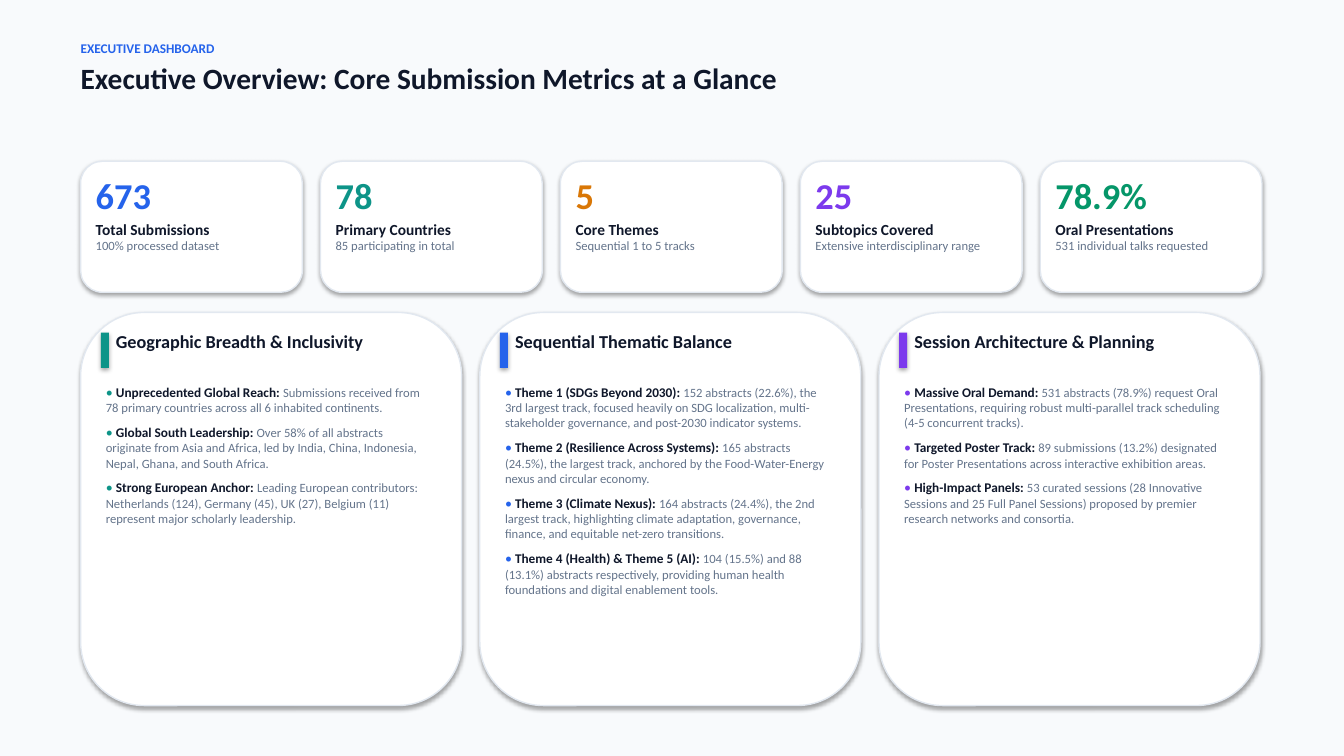
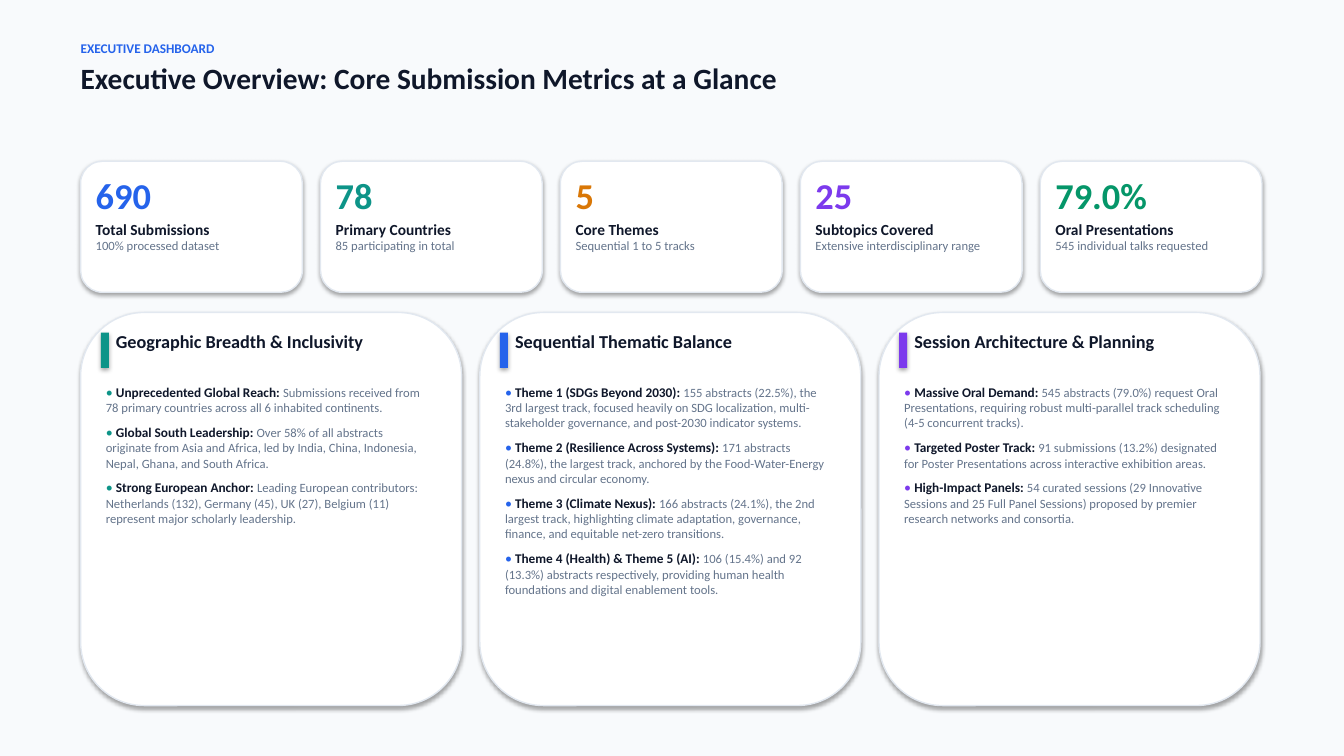
Before and after one commit to ponraj-aru/gsc2027-dashboard, a slide deck: slide 2 of GSC2027_Abstract_Submissions_Analysis_Report.pptx. Drawn at 1344x756 pixels with LibreOffice and Linux fonts; fonts in the diff are those of the drawing. Boxes give left, top, right and bottom in pixels: in the first picture for what was removed or moved away, otherwise in the second. Text is boxed around its words. In the diff, an @@ line names an element or a change of style, - is before the commit and + after.

Commit message:
Update dashboard with latest abstracts from adminPapersBrowse_2026-10-27_04-05-02.doc as of 2026-10-27 09:05:53

```diff
--- a/GSC2027_Abstract_Submissions_Analysis_Report.pptx
+++ b/GSC2027_Abstract_Submissions_Analysis_Report.pptx
@@ text at [96, 184, 151, 210]: text changed @@
-673
+690
@@ text at [1055, 184, 1147, 210]: text changed @@
-78.9%
+79.0%
@@ text at [1055, 241, 1208, 252]: text changed @@
-531 individual talks requested
+545 individual talks requested
@@ text at [505, 387, 824, 596]: text changed @@
-• Theme 1 (SDGs Beyond 2030): 152 abstracts (22.6%), the 3rd largest track, focused heavily on SDG localization, multi-stakeholder governance, and post-2030 indicator systems.
-• Theme 2 (Resilience Across Systems): 165 abstracts (24.5%), the largest track, anchored by the Food-Water-Energy nexus and circular economy.
-• Theme 3 (Climate Nexus): 164 abstracts (24.4%), the 2nd largest track, highlighting climate adaptation, governance, finance, and equitable net-zero transitions.
-• Theme 4 (Health) & Theme 5 (AI): 104 (15.5%) and 88 (13.1%) abstracts respectively, providing human health foundations and digital enablement tools.
+• Theme 1 (SDGs Beyond 2030): 155 abstracts (22.5%), the 3rd largest track, focused heavily on SDG localization, multi-stakeholder governance, and post-2030 indicator systems.
+• Theme 2 (Resilience Across Systems): 171 abstracts (24.8%), the largest track, anchored by the Food-Water-Energy nexus and circular economy.
+• Theme 3 (Climate Nexus): 166 abstracts (24.1%), the 2nd largest track, highlighting climate adaptation, governance, finance, and equitable net-zero transitions.
+• Theme 4 (Health) & Theme 5 (AI): 106 (15.4%) and 92 (13.3%) abstracts respectively, providing human health foundations and digital enablement tools.
@@ text at [904, 387, 1220, 523]: text changed @@
-• Massive Oral Demand: 531 abstracts (78.9%) request Oral Presentations, requiring robust multi-parallel track scheduling (4-5 concurrent tracks).
-• Targeted Poster Track: 89 submissions (13.2%) designated for Poster Presentations across interactive exhibition areas.
-• High-Impact Panels: 53 curated sessions (28 Innovative Sessions and 25 Full Panel Sessions) proposed by premier research networks and consortia.
+• Massive Oral Demand: 545 abstracts (79.0%) request Oral Presentations, requiring robust multi-parallel track scheduling (4-5 concurrent tracks).
+• Targeted Poster Track: 91 submissions (13.2%) designated for Poster Presentations across interactive exhibition areas.
+• High-Impact Panels: 54 curated sessions (29 Innovative Sessions and 25 Full Panel Sessions) proposed by premier research networks and consortia.
@@ text at [106, 482, 418, 525]: text changed @@
-• Strong European Anchor: Leading European contributors: Netherlands (124), Germany (45), UK (27), Belgium (11) represent major scholarly leadership.
+• Strong European Anchor: Leading European contributors: Netherlands (132), Germany (45), UK (27), Belgium (11) represent major scholarly leadership.
```
Also in this commit, not shown: 14 other slides changed, 51 other files.
